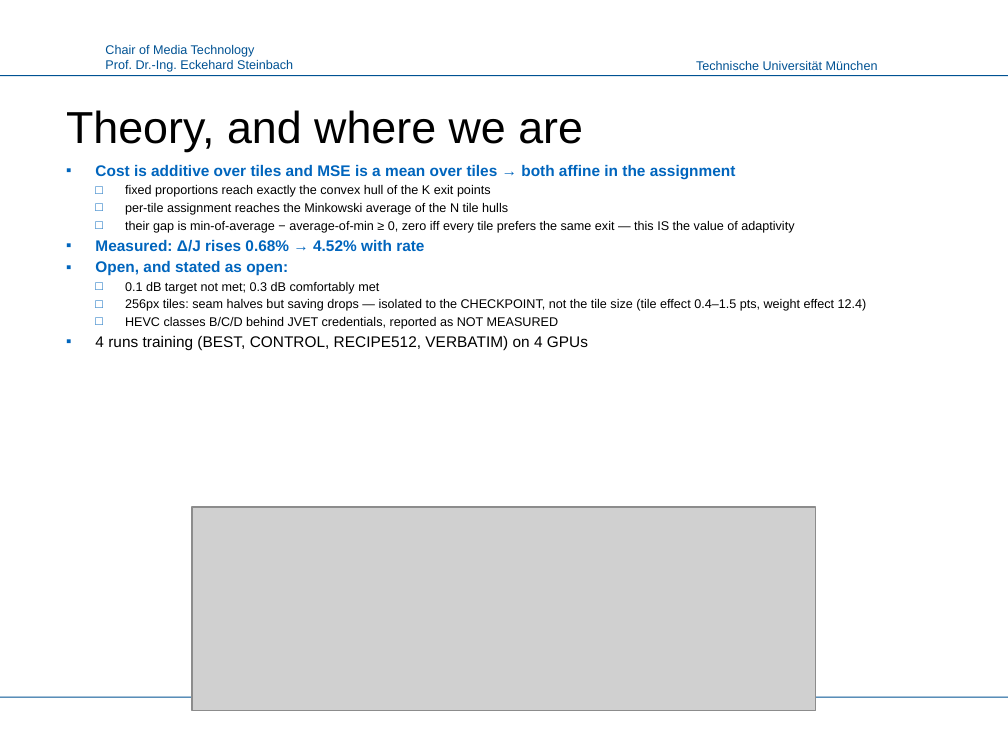
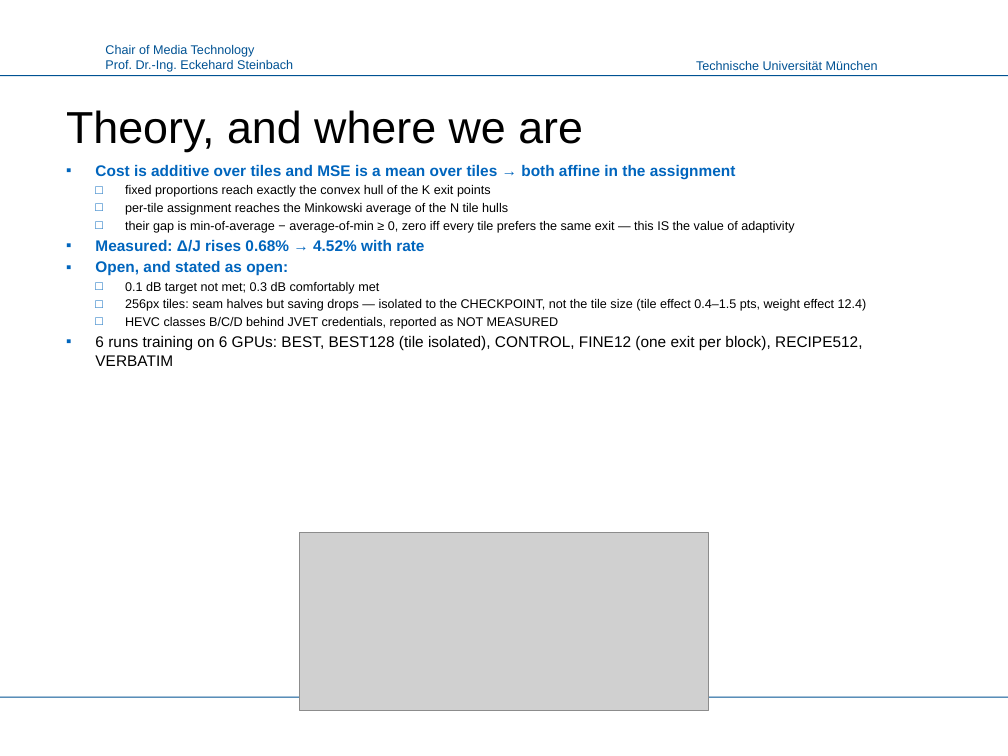
Before and after one commit to canerim/FLEX-FLOP, a slide deck: slide 12 of paper/FLEX-UF_LMT.pptx. Drawn at 1008x756 pixels with LibreOffice and Linux fonts; fonts in the diff are those of the drawing; grey boxes stand for pictures; background and template pictures are left out. Boxes give left, top, right and bottom in pixels: in the first picture for what was removed or moved away, otherwise in the second. Text is boxed around its words. In the diff, an @@ line names an element or a change of style, - is before the commit and + after.

```diff
--- a/paper/FLEX-UF_LMT.pptx
+++ b/paper/FLEX-UF_LMT.pptx
@@ text at (95,336,862,366): text changed @@
-▪ 4 runs training (BEST, CONTROL, RECIPE512, VERBATIM) on 4 GPUs
+▪ 6 runs training on 6 GPUs: BEST, BEST128 (tile isolated), CONTROL, FINE12 (one exit per block), RECIPE512, VERBATIM
@@ picture: place and size @@
-picture at (192,507,815,711)
+picture at (299,532,708,711)
```
Also in this commit, not shown: 10 other slides changed, 19 other files.
